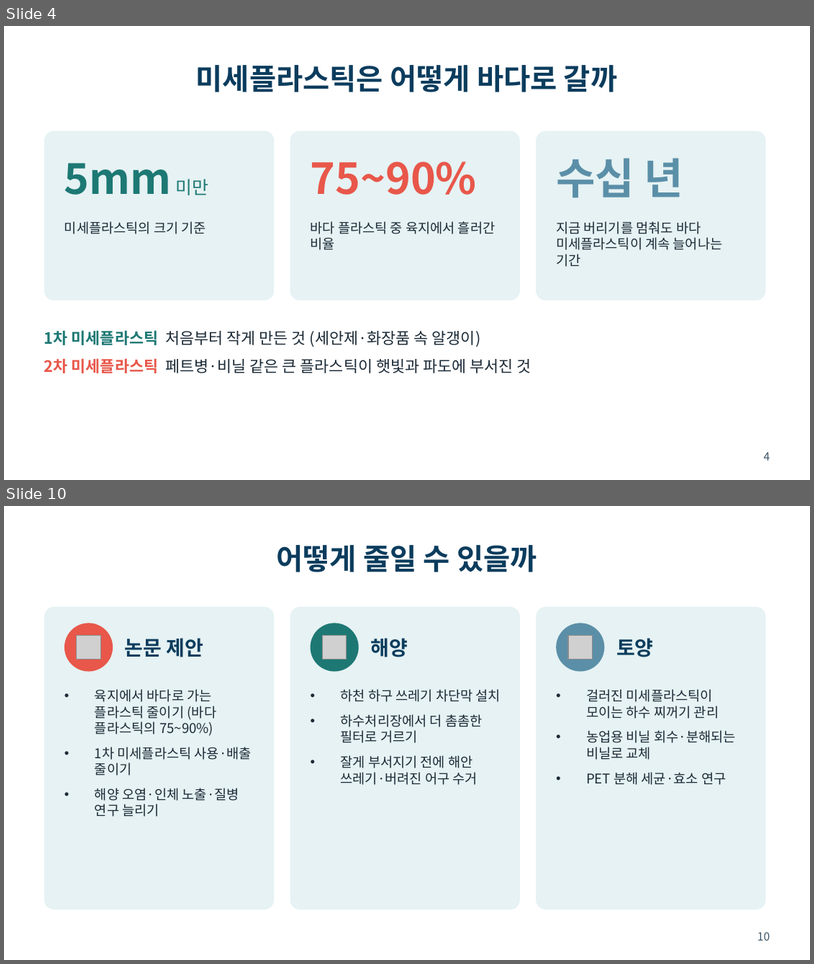
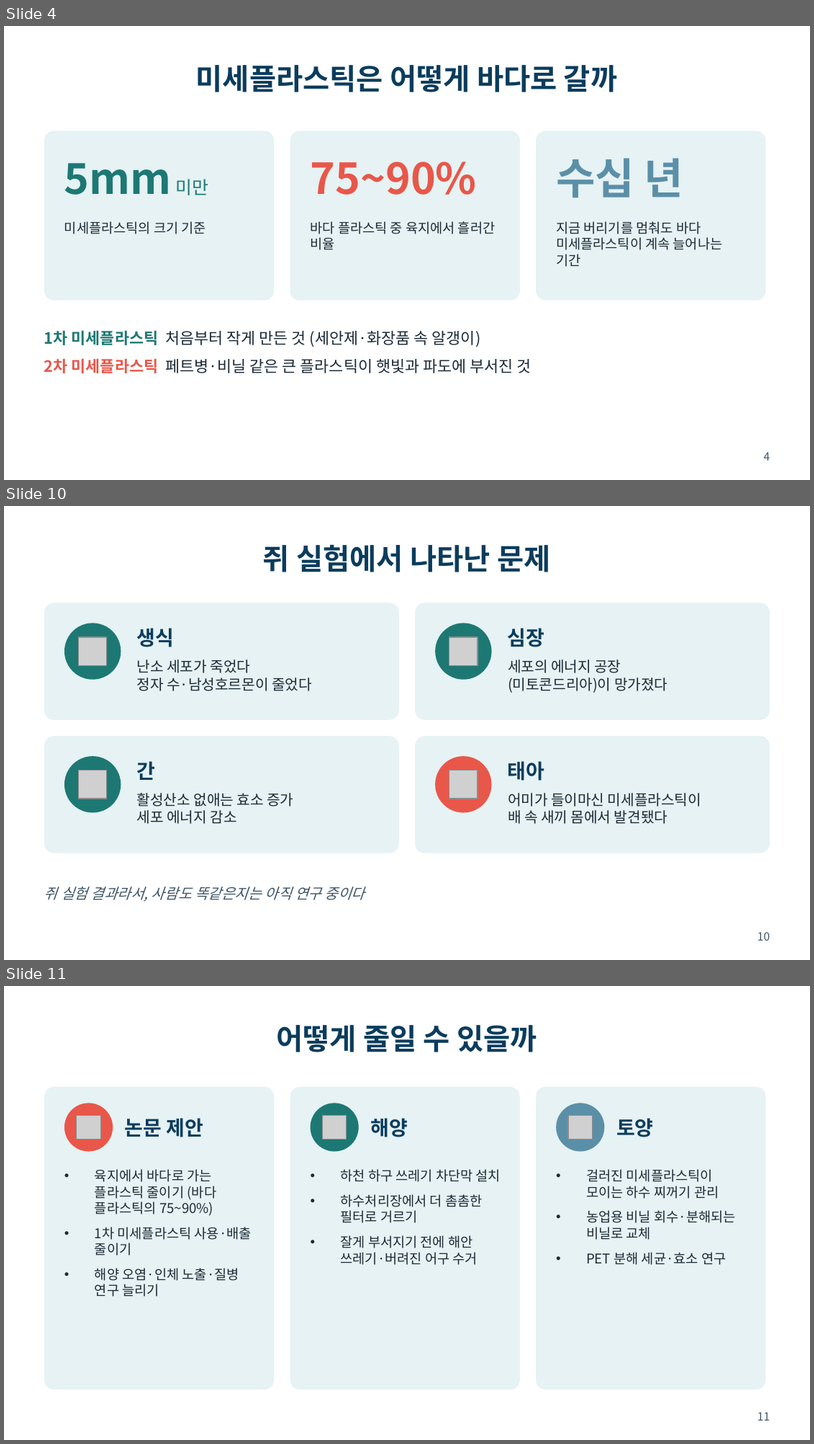
Before and after one commit to packsunjin/Graph, a slide deck: reports/미세플라스틱_발표_10605_박선진.pptx. Shown one above the other, each under a label of ours: slides 4 and 10 before the commit, slides 4, 10 and 11 after it; the slides between them are not shown. The pictures are 814x964 and 814x1444 pixels, drawn with LibreOffice and Linux fonts; fonts in the diff are those of the drawing; grey boxes stand for pictures. Boxes give left, top, right and bottom in pixels: in the first picture for what was removed or moved away, otherwise in the second. Text is boxed around its words. In the diff, an @@ line names an element or a change of style, - is before the commit and + after.

```diff
--- a/reports/미세플라스틱_발표_10605_박선진.pptx
+++ b/reports/미세플라스틱_발표_10605_박선진.pptx
@@ slide 10 added at [4,506,810,960], background #FFFFFF @@
@@ title added at [263,545,550,572], 26 pt, text #0B3C5D, bold @@
+쥐 실험에서 나타난 문제
@@ rounded rectangle added at [44,602,399,720], fill #E6F2F3 @@
@@ rounded rectangle added at [415,602,770,720], fill #E6F2F3 @@
@@ ellipse added at [64,623,121,680], fill #1D7874 @@
@@ text added at [137,628,175,647], 18 pt, text #0B3C5D, bold @@
+생식
@@ ellipse added at [435,623,492,680], fill #1D7874 @@
@@ text added at [508,628,545,647], 18 pt, text #0B3C5D, bold @@
+심장
@@ picture added at [79,636,107,665] @@
@@ picture added at [450,636,478,665] @@
@@ text added at [137,659,312,691], 13 pt, text #1B2A36 @@
+난소 세포가 죽었다
+정자 수·남성호르몬이 줄었다
@@ text added at [508,659,668,692], 13 pt, text #1B2A36 @@
+세포의 에너지 공장
+(미토콘드리아)이 망가졌다
@@ rounded rectangle added at [44,736,399,853], fill #E6F2F3 @@
@@ rounded rectangle added at [415,736,770,853], fill #E6F2F3 @@
@@ ellipse added at [64,756,121,813], fill #1D7874 @@
@@ text added at [137,761,156,780], 18 pt, text #0B3C5D, bold @@
+간
@@ ellipse added at [435,756,492,813], fill #E8574A @@
@@ text added at [508,761,545,780], 18 pt, text #0B3C5D, bold @@
+태아
@@ picture added at [79,770,107,798] @@
@@ picture added at [450,770,478,798] @@
@@ text added at [137,793,293,824], 13 pt, text #1B2A36 @@
+활성산소 없애는 효소 증가
+세포 에너지 감소
@@ text added at [508,793,702,824], 13 pt, text #1B2A36 @@
+어미가 들이마신 미세플라스틱이
+배 속 새끼 몸에서 발견됐다
@@ text added at [44,886,365,901], 13 pt, text #3E5566, italic @@
+쥐 실험 결과라서, 사람도 똑같은지는 아직 연구 중이다
@@ page number added at [758,932,770,940], 10 pt, text #3E5566 @@
+10
@@ what was slide 10 is now slide 11 @@
@@ page number at [758,1412,770,1420]: text changed @@
-10
+11
```
Also in this commit, not shown: 3 slides changed, 1 other slide added, 1 slide removed, 1 other file.
